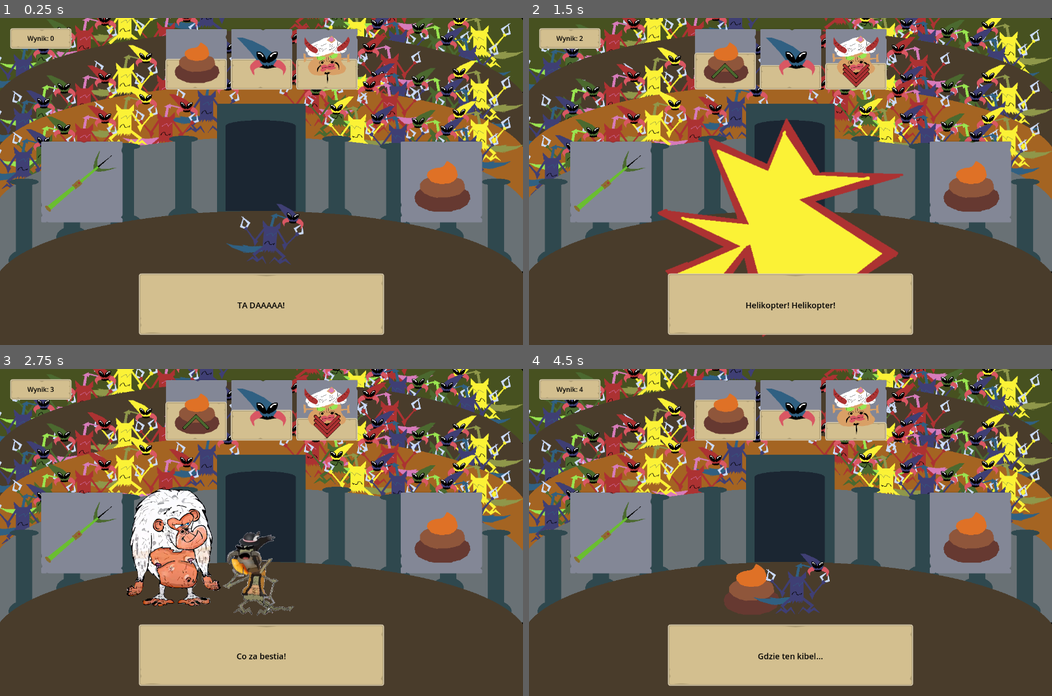
Above: before the commit, frames 1-4 (two rows, left to right).
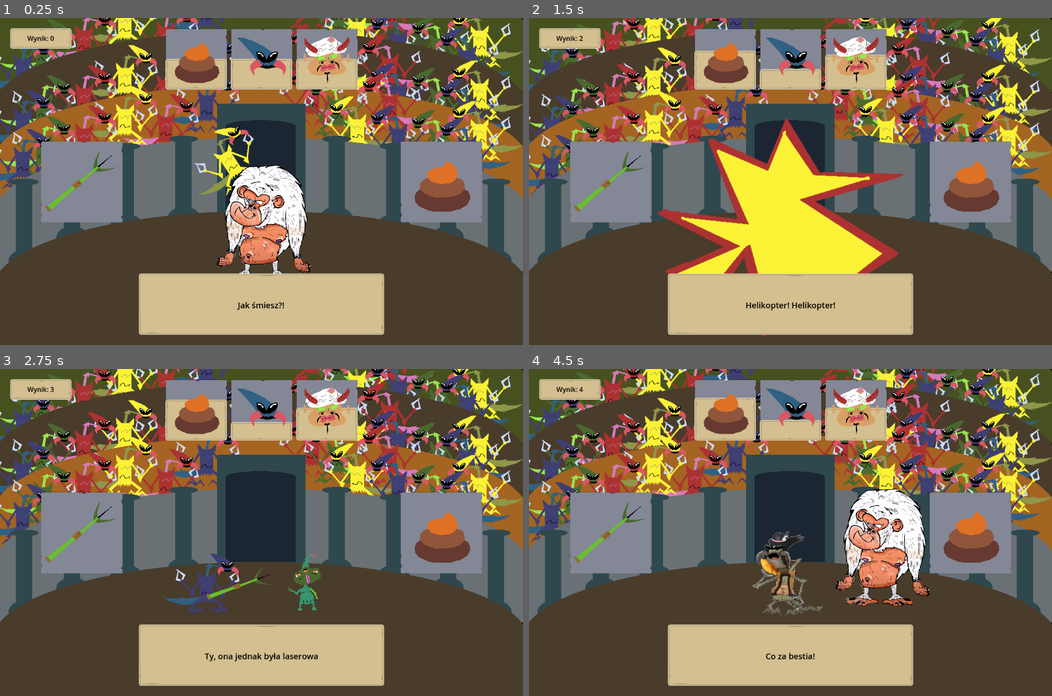
Above: after the commit, the same moments.

Repository: P1X-in/space-tricks
Game: Godot game, scene res://scenes/main.tscn
Same seed, same stepped clock (60 frames per second), same inputs: the game is played once before the commit and once after it.
Inputs (mouse positions are in pixels of both pictures, inside the frame that each line leads up to):
- Up to frame 1 (0.25 s): no input
- Up to frame 2 (1.5 s): click (612, 181) at 0.5 s; click (612, 181) at 1.25 s
- Up to frame 3 (2.75 s): click (83, 532) at 2 s
- Up to frame 4 (4.5 s): tap Enter at 2.75 s; move the mouse to (905, 516) at 2.77 s; tap F at 2.85, 3.6, 4.35 s; move the mouse to (685, 548) at 3.52 s; move the mouse to (842, 460) at 4.27 s

The runs differ from the first frame. In frame 1, 5.0% of the frame differs, in the area x 37-60%, y 33-90%; in frame 2, 0.6%; in frame 3, 7.5%; in frame 4, 7.6%, in the area x 31-77%, y 8-89%.

Commit message:
Spear

Diff:
--- a/scenes/main.gd
+++ b/scenes/main.gd
@@ -45,6 +45,7 @@
 	self.current_trick.trick()
 
 	self.message.set_text(self.current_trick.get_random_message())
+	self._on_mouse_exited()
 
 
 func _on_kill_mouse_entered() -> void:
--- /dev/null
+++ b/scenes/tricks/spear.tscn
@@ -0,0 +1,161 @@
+[gd_scene load_steps=10 format=3 uid="uid://daf6x8nd6p6rg"]
+
+[ext_resource type="PackedScene" uid="uid://b62avp2rlxbi" path="res://scenes/tricks/trick.tscn" id="1_4cjhl"]
+[ext_resource type="Texture2D" uid="uid://buemgkx6f2176" path="res://assets/gfx/aliens/alien1_1.png" id="2_xhqmp"]
+[ext_resource type="Texture2D" uid="uid://bmmugsn5pb3gr" path="res://assets/gfx/ui/spear.png" id="3_bep3t"]
+[ext_resource type="Texture2D" uid="uid://bii8bt12icid5" path="res://assets/gfx/aliens/alien2.png" id="3_wm5qt"]
+[ext_resource type="Texture2D" uid="uid://jxx8v3wacrdk" path="res://assets/gfx/aliens/alien2h.png" id="4_y0ran"]
+[ext_resource type="Texture2D" uid="uid://bhv674c6olu63" path="res://assets/gfx/ui/explosion.png" id="5_grtl5"]
+
+[sub_resource type="Animation" id="Animation_e2ngt"]
+resource_name = "trick"
+length = 2.0
+loop_mode = 1
+step = 0.05
+tracks/0/type = "value"
+tracks/0/imported = false
+tracks/0/enabled = true
+tracks/0/path = NodePath("Sprite2D3:scale")
+tracks/0/interp = 1
+tracks/0/loop_wrap = true
+tracks/0/keys = {
+"times": PackedFloat32Array(0, 0.35, 0.4, 0.45),
+"transitions": PackedFloat32Array(1, 1, 1, 1),
+"update": 0,
+"values": [Vector2(0.1, 0.1), Vector2(0.1, 0.1), Vector2(0.5, 0.5), Vector2(0.1, 0.1)]
+}
+tracks/1/type = "value"
+tracks/1/imported = false
+tracks/1/enabled = true
+tracks/1/path = NodePath("Sprite2D3:visible")
+tracks/1/interp = 1
+tracks/1/loop_wrap = true
+tracks/1/keys = {
+"times": PackedFloat32Array(0, 0.35, 0.45),
+"transitions": PackedFloat32Array(1, 1, 1),
+"update": 1,
+"values": [false, true, false]
+}
+tracks/2/type = "value"
+tracks/2/imported = false
+tracks/2/enabled = true
+tracks/2/path = NodePath("Sprite2D/Sprite2D:position")
+tracks/2/interp = 1
+tracks/2/loop_wrap = true
+tracks/2/keys = {
+"times": PackedFloat32Array(0, 0.3, 0.35, 0.5, 1),
+"transitions": PackedFloat32Array(1, 1, 1, 1, 1),
+"update": 0,
+"values": [Vector2(100, 30), Vector2(100, 30), Vector2(50, 30), Vector2(100, 30), Vector2(100, 30)]
+}
+tracks/3/type = "value"
+tracks/3/imported = false
+tracks/3/enabled = true
+tracks/3/path = NodePath("Sprite2D2:visible")
+tracks/3/interp = 1
+tracks/3/loop_wrap = true
+tracks/3/keys = {
+"times": PackedFloat32Array(0, 0.4, 1),
+"transitions": PackedFloat32Array(1, 1, 1),
+"update": 1,
+"values": [true, false, false]
+}
+
+[sub_resource type="Animation" id="Animation_7vg86"]
+length = 0.001
+tracks/0/type = "value"
+tracks/0/imported = false
+tracks/0/enabled = true
+tracks/0/path = NodePath("Sprite2D3:scale")
+tracks/0/interp = 1
+tracks/0/loop_wrap = true
+tracks/0/keys = {
+"times": PackedFloat32Array(0),
+"transitions": PackedFloat32Array(1),
+"update": 0,
+"values": [Vector2(0.1, 0.1)]
+}
+tracks/1/type = "value"
+tracks/1/imported = false
+tracks/1/enabled = true
+tracks/1/path = NodePath("Sprite2D3:visible")
+tracks/1/interp = 1
+tracks/1/loop_wrap = true
+tracks/1/keys = {
+"times": PackedFloat32Array(0),
+"transitions": PackedFloat32Array(1),
+"update": 1,
+"values": [false]
+}
+tracks/2/type = "value"
+tracks/2/imported = false
+tracks/2/enabled = true
+tracks/2/path = NodePath("Sprite2D/Sprite2D:position")
+tracks/2/interp = 1
+tracks/2/loop_wrap = true
+tracks/2/keys = {
+"times": PackedFloat32Array(0),
+"transitions": PackedFloat32Array(1),
+"update": 0,
+"values": [Vector2(100, 30)]
+}
+tracks/3/type = "value"
+tracks/3/imported = false
+tracks/3/enabled = true
+tracks/3/path = NodePath("Sprite2D2:visible")
+tracks/3/interp = 1
+tracks/3/loop_wrap = true
+tracks/3/keys = {
+"times": PackedFloat32Array(0),
+"transitions": PackedFloat32Array(1),
+"update": 1,
+"values": [false]
+}
+
+[sub_resource type="AnimationLibrary" id="AnimationLibrary_kwgnx"]
+_data = {
+"RESET": SubResource("Animation_7vg86"),
+"trick": SubResource("Animation_e2ngt")
+}
+
+[node name="Spear" instance=ExtResource("1_4cjhl")]
+gold_outcome = {
+"boredom": -1,
+"gold": -1,
+"happiness": -2
+}
+kill_outcome = {
+"boredom": 0,
+"gold": 1,
+"happiness": 1
+}
+messages = ["JEB Z DZIDY!!!", "Ty, ona jednak była laserowa"]
+
+[node name="animations" type="AnimationPlayer" parent="." index="0"]
+libraries = {
+"": SubResource("AnimationLibrary_kwgnx")
+}
+
+[node name="Sprite2D" type="Sprite2D" parent="." index="1"]
+position = Vector2(-150, 0)
+texture = ExtResource("2_xhqmp")
+
+[node name="Sprite2D" type="Sprite2D" parent="Sprite2D" index="0"]
+position = Vector2(100, 30)
+rotation = 0.349066
+scale = Vector2(0.8, 0.8)
+texture = ExtResource("3_bep3t")
+
+[node name="Sprite2D2" type="Sprite2D" parent="." index="2"]
+visible = false
+position = Vector2(100, 20)
+texture = ExtResource("3_wm5qt")
+
+[node name="Sprite2D" type="Sprite2D" parent="Sprite2D2" index="0"]
+texture = ExtResource("4_y0ran")
+
+[node name="Sprite2D3" type="Sprite2D" parent="." index="3"]
+visible = false
+position = Vector2(100, 20)
+scale = Vector2(0.1, 0.1)
+texture = ExtResource("5_grtl5")
--- a/scenes/tricks/tricks.gd
+++ b/scenes/tricks/tricks.gd
@@ -7,7 +7,8 @@
 	preload("res://scenes/tricks/loki.tscn").instantiate(),
 	preload("res://scenes/tricks/poo.tscn").instantiate(),
 	preload("res://scenes/tricks/hipnoza.tscn").instantiate(),
-	preload("res://scenes/tricks/techno.tscn").instantiate()
+	preload("res://scenes/tricks/techno.tscn").instantiate(),
+	preload("res://scenes/tricks/spear.tscn").instantiate()
 ]
 
 func get_random_trick() -> Node2D:
